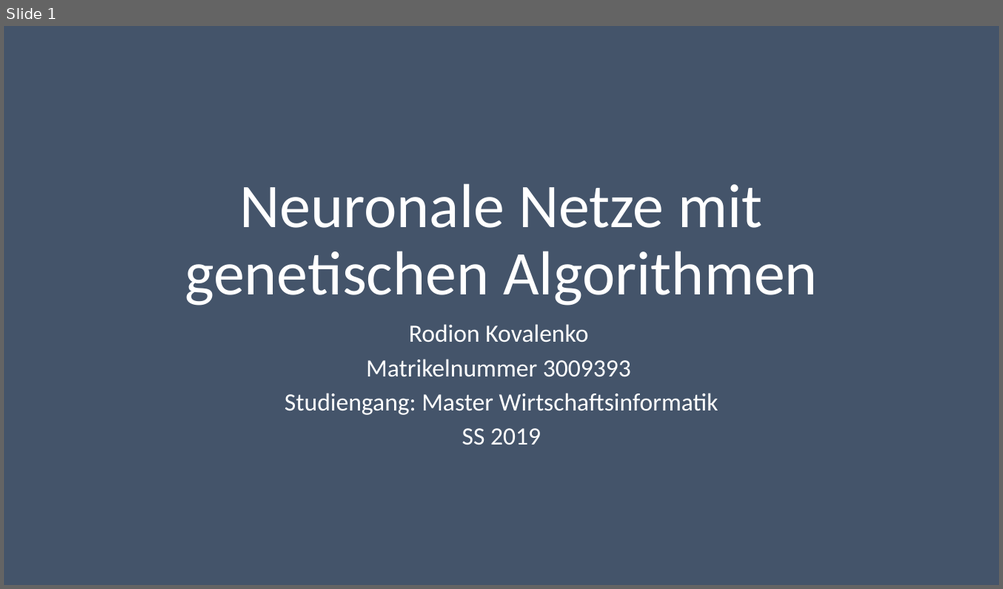
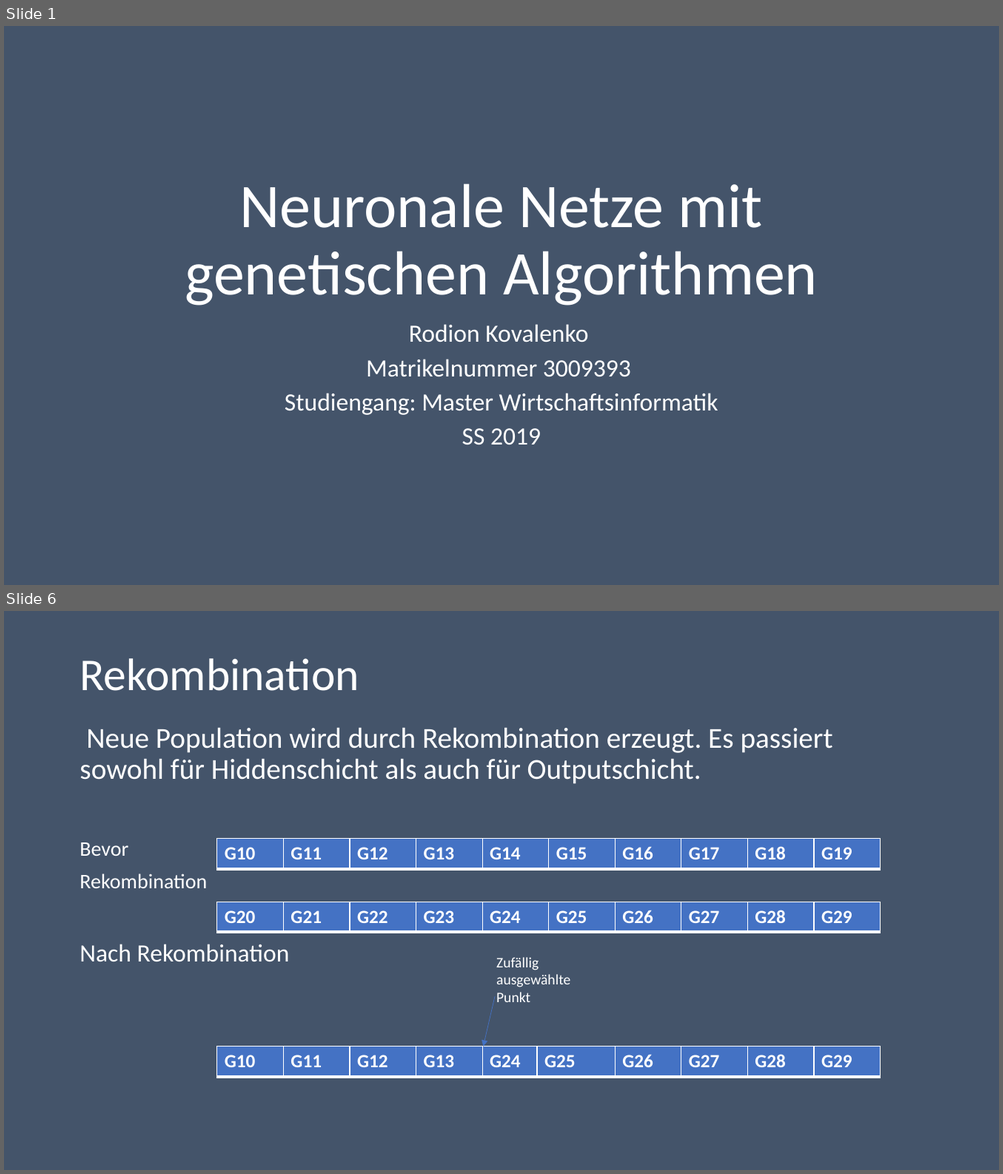
Before and after one commit to RodionKovalenko/gaFXGradle, a slide deck: gaFXGradle/AbgabeKovalenko/PrasentationKovalenko.pptx. Shown one above the other, each under a label of ours: slide 1 before the commit, slides 1 and 6 after it; the slides between them are not shown. The pictures are 1003x589 and 1003x1174 pixels, drawn with LibreOffice and Linux fonts; fonts in the diff are those of the drawing. Boxes give left, top, right and bottom in pixels: in the first picture for what was removed or moved away, otherwise in the second. Text is boxed around its words. In the diff, an @@ line names an element or a change of style, - is before the commit and + after.

```diff
--- a/gaFXGradle/AbgabeKovalenko/PrasentationKovalenko.pptx
+++ b/gaFXGradle/AbgabeKovalenko/PrasentationKovalenko.pptx
@@ slide 6 added at bbox=[4, 611, 999, 1170], background #44546A @@
@@ title added at bbox=[79, 658, 358, 691], 44 pt, text #FFFFFF @@
+Rekombination
@@ text added at bbox=[79, 727, 833, 963], 28 pt, text #FFFFFF @@
+Neue Population wird durch Rekombination erzeugt. Es passiert sowohl für Hiddenschicht als auch für Outputschicht.
+Bevor
+Rekombination
+Nach Rekombination
@@ table added at bbox=[217, 839, 882, 869], 1 rows, 10 columns @@
+G10 | G11 | G12 | G13 | G14 | G15 | G16 | G17 | G18 | G19
@@ table added at bbox=[217, 902, 882, 933], 1 rows, 10 columns @@
+G20 | G21 | G22 | G23 | G24 | G25 | G26 | G27 | G28 | G29
@@ text added at bbox=[496, 957, 570, 1002], 14 pt, text #FFFFFF @@
+Zufällig ausgewählte Punkt
@@ arrow added from (495, 997) to (483, 1047), #4472C4 0.5 pt @@
@@ table added at bbox=[217, 1047, 881, 1077], 1 rows, 10 columns @@
+G10 | G11 | G12 | G13 | G24 | G25 | G26 | G27 | G28 | G29
```
Also in this commit, not shown: 3 slides changed, 3 other slides added, 1 slide removed, 31 other files.
